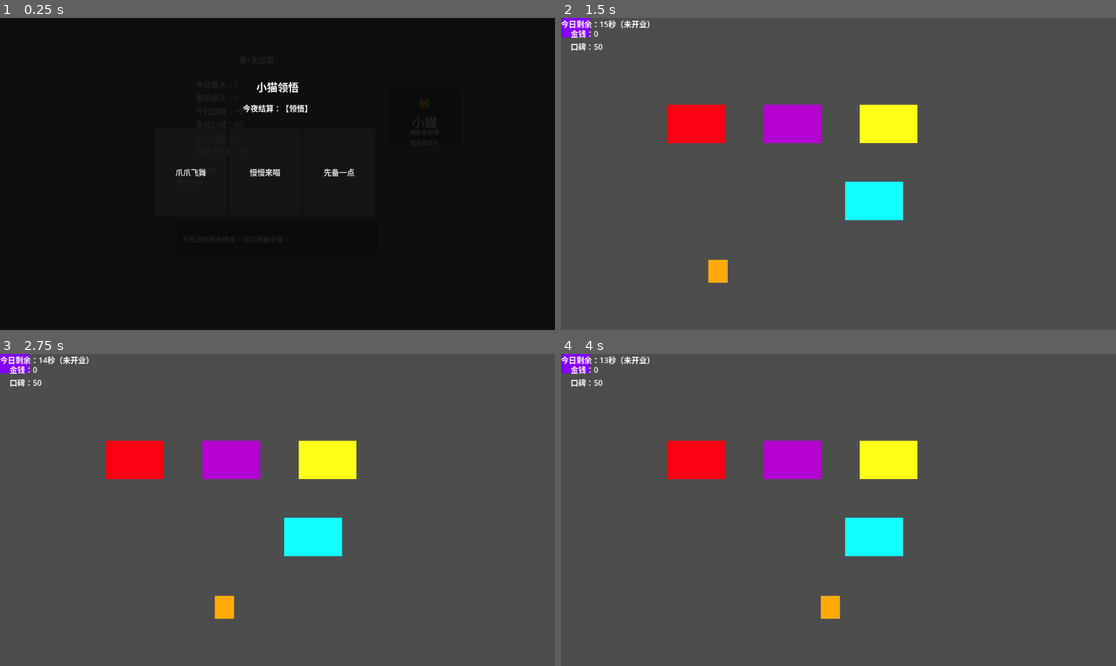
Above: before the commit, frames 1-4 (two rows, left to right).
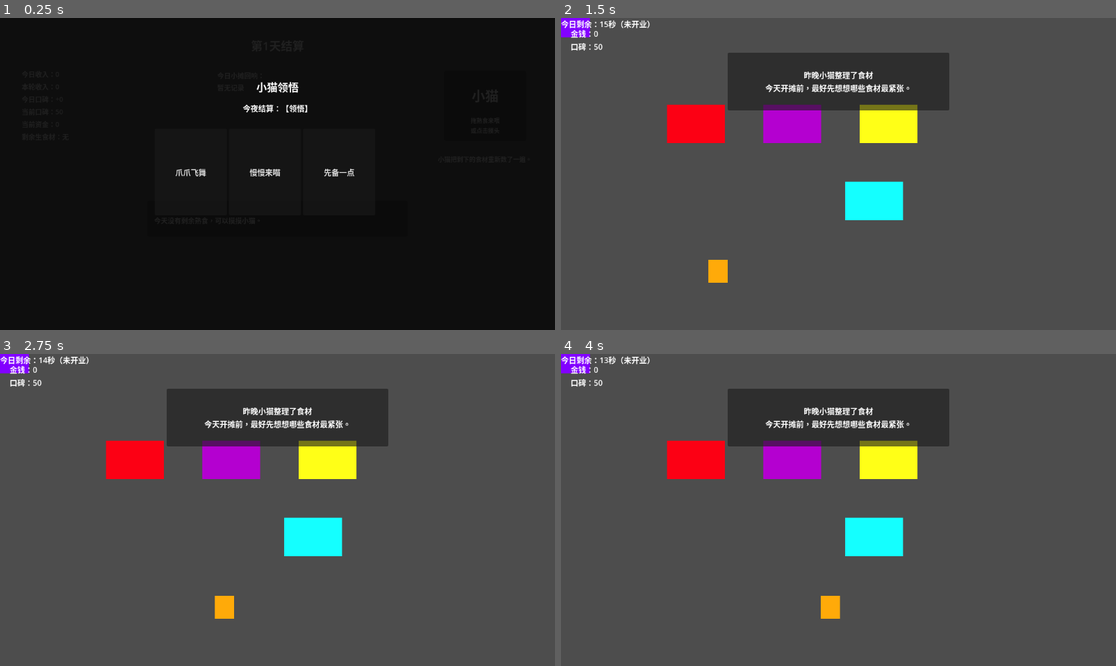
Above: after the commit, the same moments.

Repository: lcy2333orz-crypto/midemalatang
Game: Godot game, scene res://settlement_result.tscn
Two runs of this game, one before a commit and one after it. Both use one fixed random seed, a clock stepped at 60 frames per second and the inputs below. The project has no main scene, so this scene is started directly.
Inputs (mouse positions are in pixels of both pictures, inside the frame that each line leads up to):
- Up to frame 1 (0.25 s): no input
- Up to frame 2 (1.5 s): click "爪爪飞舞" at 0.5 s; click "确认" at 1.25 s
- Up to frame 3 (2.75 s): tap Enter at 2 s; move the mouse to (399, 494) at 2.02 s; hold Right (ui_right) from 2.03 s (still down); hold E (interact) from 2.03 s (still down); click (399, 494) at 2.17 s
- Up to frame 4 (4 s): release Right (ui_right) at 2.75 s; release E (interact) at 2.75 s; drag from (727, 525) to (694, 460) at 2.77 s; tap Space at 3.5 s; move the mouse to (894, 441) at 3.52 s; hold Right (ui_right) from 3.53 s (still down); hold T (toggle_business) from 3.53 s (still down); click (894, 441) at 3.67 s

The runs differ from the first frame. In frame 2, 7.2% of the frame differs, in the area x 30-70%, y 11-30%; in frame 3, 7.2%; in frame 4, 7.2%.

Commit message:
夜间背景猫和早上信息

Diff:
--- a/game_manager.gd
+++ b/game_manager.gd
@@ -18,6 +18,8 @@
 var day_duration_seconds: float = 15.0
 var day_time_left: float = 90.0
 var auto_close_triggered: bool = false
+
+var morning_info_layer: CanvasLayer = null
 
 var planned_raw_stock: Dictionary = {
 	"spinach": 4,
@@ -198,6 +200,7 @@
 	print_stocks()
 
 	var game_ui = get_tree().get_first_node_in_group("game_ui")
+
 	if game_ui:
 		game_ui.update_money(money)
 		game_ui.hide_order()
@@ -219,6 +222,68 @@
 		spawn_timer.stop()
 
 	print("当前未开业，不生成普通顾客。")
+
+	show_pending_morning_info_if_any()
+
+func show_pending_morning_info_if_any() -> void:
+	var lines := RunSetupData.consume_pending_morning_info_lines()
+
+	if lines.is_empty():
+		return
+
+	print("=== 昨晚小猫获得的信息 ===")
+
+	for line in lines:
+		print(line)
+
+	_create_morning_info_layer(lines)
+
+func _create_morning_info_layer(lines: Array[String]) -> void:
+	if morning_info_layer != null and is_instance_valid(morning_info_layer):
+		morning_info_layer.queue_free()
+
+	morning_info_layer = CanvasLayer.new()
+	morning_info_layer.name = "MorningInfoLayer"
+	morning_info_layer.layer = 80
+	add_child(morning_info_layer)
+
+	var viewport_size := get_viewport().get_visible_rect().size
+
+	var panel := Panel.new()
+	panel.name = "MorningInfoPanel"
+	panel.size = Vector2(460, 120)
+	panel.position = Vector2(
+		viewport_size.x * 0.5 - 230,
+		72
+	)
+	panel.mouse_filter = Control.MOUSE_FILTER_IGNORE
+	morning_info_layer.add_child(panel)
+
+	var label := Label.new()
+	label.name = "MorningInfoLabel"
+	label.position = Vector2(18, 14)
+	label.size = Vector2(424, 92)
+	label.autowrap_mode = TextServer.AUTOWRAP_WORD_SMART
+	label.horizontal_alignment = HORIZONTAL_ALIGNMENT_CENTER
+	label.vertical_alignment = VERTICAL_ALIGNMENT_CENTER
+	label.add_theme_font_size_override("font_size", 16)
+
+	if lines.size() >= 2:
+		label.text = "%s\n%s" % [str(lines[0]), str(lines[1])]
+	else:
+		label.text = "\n".join(lines)
+
+	panel.add_child(label)
+
+	var tween := create_tween()
+	tween.tween_interval(3.0)
+	tween.tween_property(panel, "modulate:a", 0.0, 0.8)
+
+	await get_tree().create_timer(3.9).timeout
+
+	if is_instance_valid(morning_info_layer):
+		morning_info_layer.queue_free()
+		morning_info_layer = null
 
 func _apply_special_customer_plan_to_customer(customer: Node) -> void:
 	if customer == null or not is_instance_valid(customer):
--- a/run_setup_data.gd
+++ b/run_setup_data.gd
@@ -54,6 +54,8 @@
 var settlement_view_mode: String = "day"
 var last_day_summary: Dictionary = {}
 var last_run_summary: Dictionary = {}
+var current_night_activity: Dictionary = {}
+var pending_morning_info: Dictionary = {}
 
 
 func reset_run_setup() -> void:
@@ -95,6 +97,7 @@
 
 	shop_reputation = 50
 	today_reputation_delta = 0
+
 	today_customers_served = 0
 	today_customers_failed = 0
 	today_special_echo_records = []
@@ -102,6 +105,9 @@
 	settlement_view_mode = "day"
 	last_day_summary = {}
 	last_run_summary = {}
+
+	current_night_activity = {}
+	pending_morning_info = {}
 
 
 func setup_stage_run(stage_id: String, difficulty_days: int = 7) -> void:
@@ -357,3 +363,91 @@
 			lines.append("特殊客人回响：%s" % "，".join(echo_names))
 
 	return lines
+
+func generate_night_background_activity(has_next_day: bool = true) -> Dictionary:
+	var options: Array = []
+
+	if has_next_day:
+		options = [
+			{
+				"id": "reading_notes",
+				"activity_text": "小猫正在翻看一本油乎乎的小本子。",
+				"morning_title": "昨晚小猫翻了翻小本子",
+				"morning_text": "今天或许可以多留意一下顾客喜欢的搭配。"
+			},
+			{
+				"id": "chatting_neighbor",
+				"activity_text": "小猫在和路过的街坊小声聊天。",
+				"morning_title": "昨晚小猫和街坊聊了聊",
+				"morning_text": "今天可能会有熟面孔路过小摊。"
+			},
+			{
+				"id": "checking_notice",
+				"activity_text": "小猫认真看了看贴在街口的小纸条。",
+				"morning_title": "昨晚小猫看了街口的小纸条",
+				"morning_text": "今天附近的人流也许会有一点变化。"
+			},
+			{
+				"id": "sorting_ingredients",
+				"activity_text": "小猫把剩下的食材重新数了一遍。",
+				"morning_title": "昨晚小猫整理了食材",
+				"morning_text": "今天开摊前，最好先想想哪些食材最紧张。"
+			},
+			{
+				"id": "resting_cart",
+				"activity_text": "小猫趴在餐车旁边，尾巴轻轻晃着。",
+				"morning_title": "昨晚小猫好好休息了一会儿",
+				"morning_text": "今天也要稳稳地把热乎乎的东西端出去。"
+			}
+		]
+	else:
+		options = [
+			{
+				"id": "final_rest",
+				"activity_text": "小猫收好餐车，安静地看着今天的小摊灯光慢慢暗下去。",
+				"morning_title": "",
+				"morning_text": ""
+			}
+		]
+
+	var chosen: Dictionary = options[randi() % options.size()]
+	current_night_activity = chosen.duplicate(true)
+
+	if has_next_day:
+		pending_morning_info = {
+			"title": str(chosen.get("morning_title", "")),
+			"text": str(chosen.get("morning_text", "")),
+			"source_activity_id": str(chosen.get("id", ""))
+		}
+	else:
+		pending_morning_info = {}
+
+	return current_night_activity.duplicate(true)
+
+func get_current_night_activity_text() -> String:
+	if current_night_activity.is_empty():
+		return ""
+
+	return str(current_night_activity.get("activity_text", ""))
+
+func has_pending_morning_info() -> bool:
+	if pending_morning_info.is_empty():
+		return false
+
+	return str(pending_morning_info.get("text", "")) != ""
+
+func consume_pending_morning_info_lines() -> Array[String]:
+	var lines: Array[String] = []
+
+	if not has_pending_morning_info():
+		return lines
+
+	var title := str(pending_morning_info.get("title", "昨晚小猫获得的信息"))
+	var text := str(pending_morning_info.get("text", ""))
+
+	lines.append(title)
+	lines.append(text)
+
+	pending_morning_info = {}
+
+	return lines
--- a/settlement_result.gd
+++ b/settlement_result.gd
@@ -32,6 +32,7 @@
 var cat_feed_area: Panel = null
 var cat_reaction_label: Label = null
 var stall_echo_label: Label = null
+var night_activity_label: Label = null
 var leftover_food_panel: Panel = null
 var leftover_food_container: HBoxContainer = null
 var leftover_cooked_stock_for_cat: Dictionary = {}
@@ -68,8 +69,8 @@
 	_create_card_overlay()
 	_create_cat_feed_widgets()
 	_create_stall_echo_label()
+	_create_night_activity_label()
 	_setup_layout_positions()
-
 
 	if RunSetupData.settlement_view_mode == "run":
 		_setup_run_settlement()
@@ -207,7 +208,7 @@
 func _create_cat_feed_widgets() -> void:
 	cat_feed_area = Panel.new()
 	cat_feed_area.name = "CatFeedArea"
-	cat_feed_area.size = Vector2(150, 120)
+	cat_feed_area.size = Vector2(170, 145)
 	cat_feed_area.z_index = 2
 	cat_feed_area.mouse_filter = Control.MOUSE_FILTER_STOP
 	cat_feed_area.set_script(preload("res://cat_feed_area.gd"))
@@ -215,19 +216,19 @@
 
 	var cat_label := Label.new()
 	cat_label.name = "CatLabel"
-	cat_label.text = "🐱\n小猫"
-	cat_label.position = Vector2(0, 12)
-	cat_label.size = Vector2(150, 70)
+	cat_label.text = "小猫"
+	cat_label.position = Vector2(0, 18)
+	cat_label.size = Vector2(170, 66)
 	cat_label.horizontal_alignment = HORIZONTAL_ALIGNMENT_CENTER
 	cat_label.vertical_alignment = VERTICAL_ALIGNMENT_CENTER
-	cat_label.add_theme_font_size_override("font_size", 26)
+	cat_label.add_theme_font_size_override("font_size", 28)
 	cat_feed_area.add_child(cat_label)
 
 	var cat_hint := Label.new()
 	cat_hint.name = "CatHintLabel"
 	cat_hint.text = "拖熟食来喂\n或点击摸头"
-	cat_hint.position = Vector2(0, 78)
-	cat_hint.size = Vector2(150, 38)
+	cat_hint.position = Vector2(0, 88)
+	cat_hint.size = Vector2(170, 42)
 	cat_hint.horizontal_alignment = HORIZONTAL_ALIGNMENT_CENTER
 	cat_hint.vertical_alignment = VERTICAL_ALIGNMENT_CENTER
 	cat_hint.add_theme_font_size_override("font_size", 12)
@@ -236,7 +237,7 @@
 	cat_reaction_label = Label.new()
 	cat_reaction_label.name = "CatReactionLabel"
 	cat_reaction_label.text = ""
-	cat_reaction_label.size = Vector2(170, 34)
+	cat_reaction_label.size = Vector2(180, 34)
 	cat_reaction_label.z_index = 5
 	cat_reaction_label.visible = false
 	cat_reaction_label.horizontal_alignment = HORIZONTAL_ALIGNMENT_CENTER
@@ -246,20 +247,21 @@
 
 	leftover_food_panel = Panel.new()
 	leftover_food_panel.name = "LeftoverFoodPanel"
-	leftover_food_panel.size = Vector2(420, 70)
+	leftover_food_panel.size = Vector2(540, 74)
 	leftover_food_panel.z_index = 2
 	add_child(leftover_food_panel)
 
 	leftover_food_container = HBoxContainer.new()
 	leftover_food_container.name = "LeftoverFoodContainer"
-	leftover_food_container.position = Vector2(12, 18)
-	leftover_food_container.size = Vector2(396, 42)
+	leftover_food_container.position = Vector2(14, 19)
+	leftover_food_container.size = Vector2(512, 42)
+	leftover_food_container.add_theme_constant_override("separation", 12)
 	leftover_food_panel.add_child(leftover_food_container)
 
 func _create_stall_echo_label() -> void:
 	stall_echo_label = Label.new()
 	stall_echo_label.name = "StallEchoLabel"
-	stall_echo_label.size = Vector2(420, 105)
+	stall_echo_label.size = Vector2(250, 210)
 	stall_echo_label.z_index = 1
 	stall_echo_label.autowrap_mode = TextServer.AUTOWRAP_WORD_SMART
 	stall_echo_label.horizontal_alignment = HORIZONTAL_ALIGNMENT_LEFT
@@ -267,71 +269,71 @@
 	stall_echo_label.add_theme_font_size_override("font_size", 14)
 	add_child(stall_echo_label)
 
+func _create_night_activity_label() -> void:
+	night_activity_label = Label.new()
+	night_activity_label.name = "NightActivityLabel"
+	night_activity_label.size = Vector2(210, 54)
+	night_activity_label.z_index = 3
+	night_activity_label.autowrap_mode = TextServer.AUTOWRAP_WORD_SMART
+	night_activity_label.horizontal_alignment = HORIZONTAL_ALIGNMENT_CENTER
+	night_activity_label.vertical_alignment = VERTICAL_ALIGNMENT_CENTER
+	night_activity_label.add_theme_font_size_override("font_size", 13)
+	add_child(night_activity_label)
+
 func _setup_layout_positions() -> void:
 	var viewport_size := get_viewport_rect().size
 
-	# ===== 底层：日结信息 =====
-	title_label.position = Vector2(
-		viewport_size.x * 0.5 - 80,
-		75
-	)
+	var center_x := viewport_size.x * 0.5
+	var top_y := 36.0
+
+	# ===== 底层：标题 =====
+	title_label.position = Vector2(center_x - 160, top_y)
+	title_label.size = Vector2(320, 42)
 	title_label.z_index = 0
-
-	$SummaryBox.position = Vector2(
-		viewport_size.x * 0.5 - 170,
-		125
-	)
+	title_label.horizontal_alignment = HORIZONTAL_ALIGNMENT_CENTER
+	title_label.vertical_alignment = VERTICAL_ALIGNMENT_CENTER
+	title_label.add_theme_font_size_override("font_size", 24)
+
+	# ===== 左侧：今日账本 =====
+	$SummaryBox.position = Vector2(45, 105)
+	$SummaryBox.size = Vector2(245, 235)
 	$SummaryBox.z_index = 0
-
-	# ===== 夜间喂猫互动区：作为结算背景的一部分 =====
+	_arrange_summary_box_labels()
+
+	# ===== 中间：今日小摊回响 =====
+	if stall_echo_label != null:
+		stall_echo_label.position = Vector2(center_x - 125, 108)
+		stall_echo_label.size = Vector2(250, 220)
+
+	# ===== 右侧：小猫收摊互动 =====
 	if cat_feed_area != null:
-		cat_feed_area.position = Vector2(
-			viewport_size.x * 0.5 + 230,
-			145
-		)
+		cat_feed_area.position = Vector2(viewport_size.x - 230, 110)
 
 	if cat_reaction_label != null:
-		cat_reaction_label.position = Vector2(
-			viewport_size.x * 0.5 + 220,
-			112
-		)
-
-	if stall_echo_label != null:
-		stall_echo_label.position = Vector2(
-			viewport_size.x * 0.5 - 210,
-			305
-		)
-
+		cat_reaction_label.position = Vector2(viewport_size.x - 235, 72)
+
+	if night_activity_label != null:
+		night_activity_label.position = Vector2(viewport_size.x - 250, 265)
+
+	# ===== 下方：剩余熟食拖拽区 =====
 	if leftover_food_panel != null:
-		leftover_food_panel.position = Vector2(
-			viewport_size.x * 0.5 - 210,
-			420
-		)
+		leftover_food_panel.position = Vector2(center_x - 270, 380)
 
 	# ===== 上层：全屏抽卡蒙版 =====
 	card_overlay_bg.position = Vector2.ZERO
 	card_overlay_bg.size = viewport_size
 
-	# ===== 抽卡内容：整个界面的正中间 =====
-	card_choice_title_label.position = Vector2(
-		viewport_size.x * 0.5 - 220,
-		125
-	)
+	# ===== 抽卡内容：界面正中间 =====
+	card_choice_title_label.position = Vector2(center_x - 220, 125)
 	card_choice_title_label.size = Vector2(440, 36)
 
-	night_queue_label.position = Vector2(
-		viewport_size.x * 0.5 - 260,
-		175
-	)
+	night_queue_label.position = Vector2(center_x - 260, 175)
 	night_queue_label.size = Vector2(520, 30)
 	night_queue_label.z_index = 30
 	night_queue_label.mouse_filter = Control.MOUSE_FILTER_IGNORE
 	night_queue_label.horizontal_alignment = HORIZONTAL_ALIGNMENT_CENTER
 
-	card_container.position = Vector2(
-		viewport_size.x * 0.5 - 255,
-		230
-	)
+	card_container.position = Vector2(center_x - 255, 230)
 	card_container.z_index = 30
 	card_container.mouse_filter = Control.MOUSE_FILTER_PASS
 
@@ -344,13 +346,41 @@
 		button.size = Vector2(150, 180)
 		button.mouse_filter = Control.MOUSE_FILTER_STOP
 
-	# 确认按钮只在抽完卡后显示
-	$ButtonBox.position = Vector2(
-		viewport_size.x * 0.5 - 120,
-		510
-	)
+	# ===== 底部：确认按钮 =====
+	$ButtonBox.position = Vector2(center_x - 120, viewport_size.y - 82)
 	$ButtonBox.z_index = 200
 
+func _arrange_summary_box_labels() -> void:
+	var x := 18
+	var y := 18
+	var line_h := 30
+	var label_w := 210
+	var label_h := 26
+
+	var labels := [
+		today_income_label,
+		round_income_label,
+		money_label,
+		waste_label,
+		profit_label,
+		raw_stock_label
+	]
+
+	for label in labels:
+		if label == null:
+			continue
+
+		label.visible = true
+		label.position = Vector2(x, y)
+		label.size = Vector2(label_w, label_h)
+		label.horizontal_alignment = HORIZONTAL_ALIGNMENT_LEFT
+		label.vertical_alignment = VERTICAL_ALIGNMENT_CENTER
+		label.add_theme_font_size_override("font_size", 14)
+
+		y += line_h
+
+	if cooked_stock_label != null:
+		cooked_stock_label.visible = false
 
 func _setup_day_settlement() -> void:
 	var summary: Dictionary = RunSetupData.last_day_summary
@@ -360,11 +390,9 @@
 	round_income_label.text = TextDB.get_text("UI_SETTLEMENT_ROUND_INCOME") % int(summary.get("run_income", 0))
 	money_label.text = TextDB.get_text("UI_SETTLEMENT_CURRENT_MONEY") % int(summary.get("current_money", 0))
 
-	# 熟食不再在结算正文里显示，改由下方喂猫互动区显示
 	cooked_stock_label.visible = false
 
 	raw_stock_label.visible = true
-	raw_stock_label.position = cooked_stock_label.position
 	raw_stock_label.text = TextDB.get_text("UI_SETTLEMENT_RAW_STOCK") % str(summary.get("raw_stock_text", TextDB.get_text("UI_ITEM_NONE")))
 
 	var reputation_delta: int = int(summary.get("today_reputation_delta", 0))
@@ -381,6 +409,8 @@
 
 	_setup_stall_echo(summary)
 	_setup_cat_leftover_food(summary)
+	_setup_night_activity(true)
+	_setup_layout_positions()
 
 
 func _setup_run_settlement() -> void:
@@ -391,11 +421,9 @@
 	round_income_label.text = TextDB.get_text("UI_SETTLEMENT_ROUND_INCOME") % int(summary.get("run_income", 0))
 	money_label.text = TextDB.get_text("UI_SETTLEMENT_CURRENT_MONEY") % int(summary.get("current_money", 0))
 
-	# 熟食不再在本轮总结正文里显示，改由下方喂猫互动区显示
 	cooked_stock_label.visible = false
 
 	raw_stock_label.visible = true
-	raw_stock_label.position = cooked_stock_label.position
 	raw_stock_label.text = TextDB.get_text("UI_SETTLEMENT_RAW_STOCK") % str(summary.get("raw_stock_text", TextDB.get_text("UI_ITEM_NONE")))
 
 	var reputation_delta: int = int(summary.get("today_reputation_delta", 0))
@@ -412,6 +440,8 @@
 
 	_setup_stall_echo(summary)
 	_setup_cat_leftover_food(summary)
+	_setup_night_activity(false)
+	_setup_layout_positions()
 
 func _setup_stall_echo(summary: Dictionary) -> void:
 	if stall_echo_label == null:
@@ -429,6 +459,20 @@
 		lines.append(str(line))
 
 	stall_echo_label.text = "\n".join(lines)
+
+func _setup_night_activity(has_next_day: bool) -> void:
+	if night_activity_label == null:
+		return
+
+	var activity := RunSetupData.generate_night_background_activity(has_next_day)
+	var activity_text := str(activity.get("activity_text", ""))
+
+	if activity_text == "":
+		night_activity_label.visible = false
+		return
+
+	night_activity_label.visible = true
+	night_activity_label.text = activity_text
 
 func _setup_cat_leftover_food(summary: Dictionary) -> void:
 	leftover_cooked_stock_for_cat = {}
